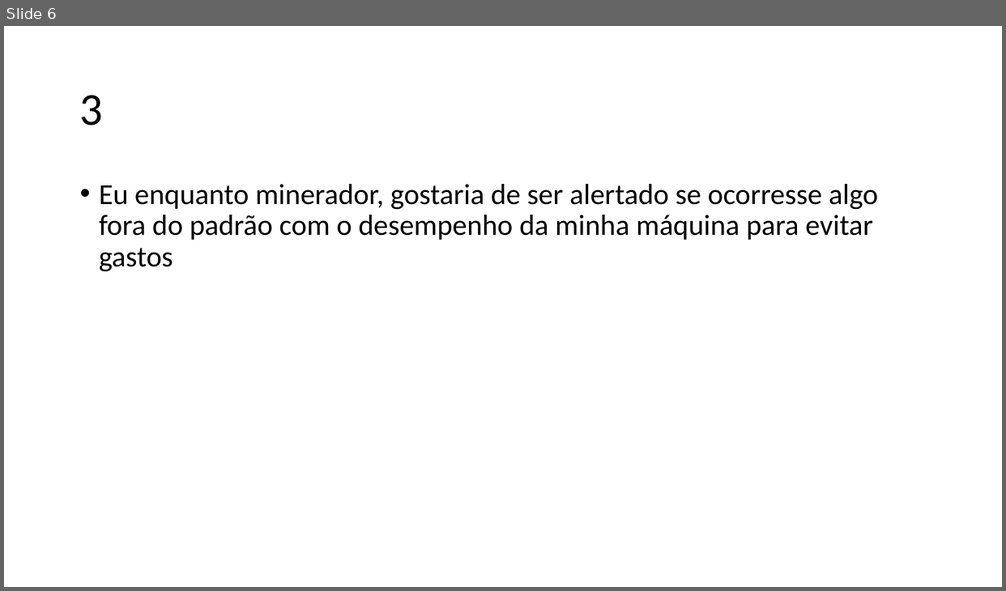
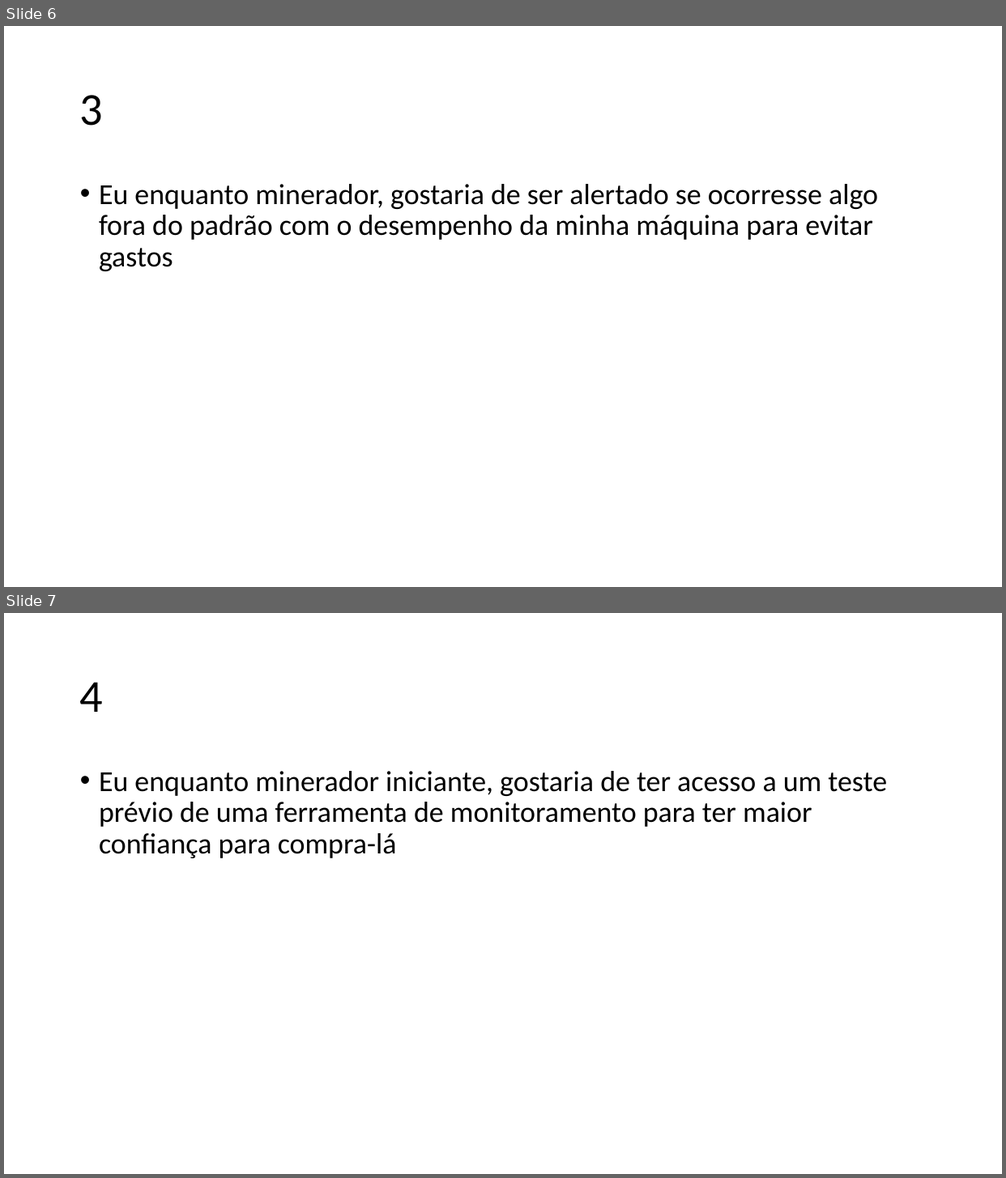
Before and after one commit to Fabicaneyu/.mineHash, a slide deck: Documentação/ADS/User Stories/User Stories_fabi (1).pptx. Shown one above the other, each under a label of ours: slide 6 before the commit, slides 6 and 7 after it. The pictures are 1006x591 and 1006x1178 pixels, drawn with LibreOffice and Linux fonts; fonts in the diff are those of the drawing. Boxes give left, top, right and bottom in pixels: in the first picture for what was removed or moved away, otherwise in the second. Text is boxed around its words. In the diff, an @@ line names an element or a change of style, - is before the commit and + after.

```diff
--- a/Documentação/ADS/User Stories/User Stories_fabi (1).pptx
+++ b/Documentação/ADS/User Stories/User Stories_fabi (1).pptx
@@ slide 7 added at [4,613,1002,1174], background #FFFFFF @@
@@ title added at [80,682,104,712], 44 pt, text #000000 @@
+4
@@ text added at [99,771,887,858], 28 pt, text #000000 @@
+• Eu enquanto minerador iniciante, gostaria de ter acesso a um teste prévio de uma ferramenta de monitoramento para ter maior confiança para compra-lá
```
Also in this commit, not shown: 2 slides changed.
